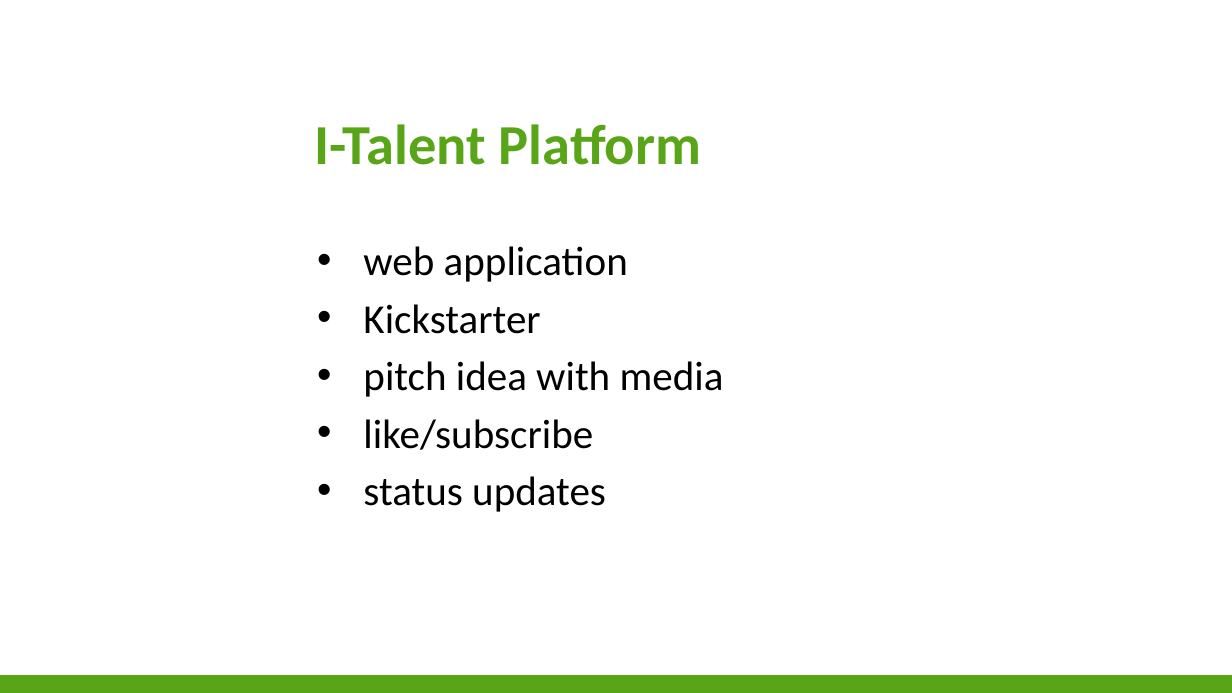
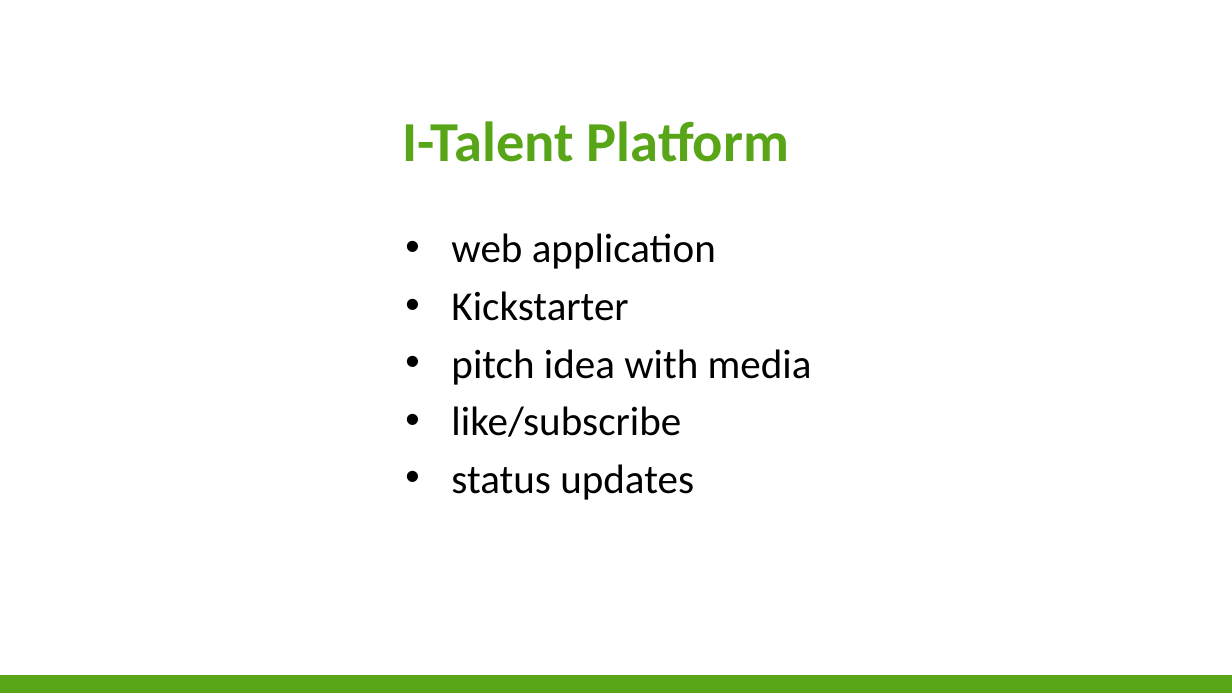
Before and after one commit to niekvandael/iTalent, a slide deck: slide 2 of italent/documents/english/EnglishPresentation.pptx. Drawn at 1232x693 pixels with LibreOffice and Linux fonts; fonts in the diff are those of the drawing; background and template pictures are left out. Boxes give left, top, right and bottom in pixels: in the first picture for what was removed or moved away, otherwise in the second. Text is boxed around its words. In the diff, an @@ line names an element or a change of style, - is before the commit and + after.

```diff
--- a/italent/documents/english/EnglishPresentation.pptx
+++ b/italent/documents/english/EnglishPresentation.pptx
@@ title "I-Talent Platform": place and size @@
-title "I-Talent Platform" at [315,124,701,165]
+title "I-Talent Platform" at [403,121,789,162]
@@ text "web application": place and size @@
-text "web application" at [363,246,724,512]
+text "web application" at [451,233,812,500]
```
Also in this commit, not shown: 3 other slides changed.
